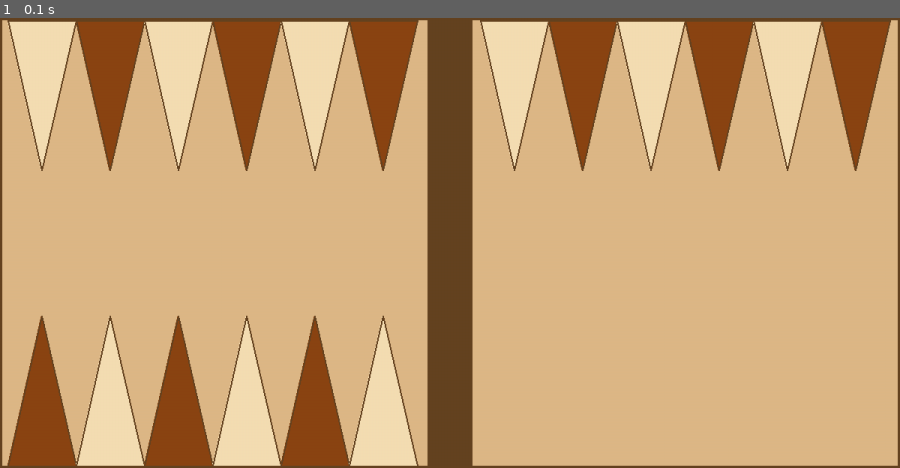
Above: before the commit, frame 1.
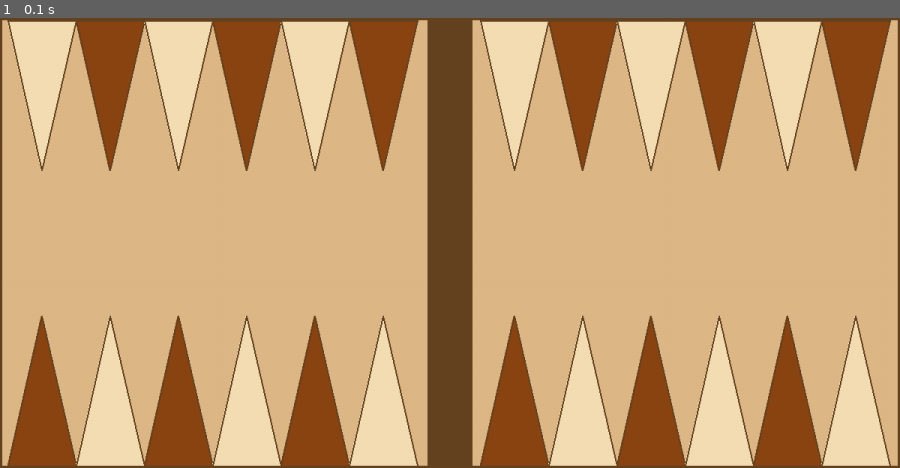
Above: after the commit, the same moment.

Repository: um-computacion/computacion-2025-backgammon-abigailpalacios
Game: pygame game, started from pygame_ui/board.py
Same seed, same stepped clock (60 frames per second), same inputs: the game is played once before the commit and once after it.
Inputs:
- Up to frame 1 (0.1 s): no input

The runs differ from the first frame. In frame 1, 8.0% of the frame differs, in the area x 53-99%, y 66-100%.

Commit message:
avances en pygame

Diff:
--- a/pygame_ui/board.py
+++ b/pygame_ui/board.py
@@ -47,6 +47,13 @@
             self.dibujar_triangulo(pantalla, x, self.alto - self.alto_triangulo - 3, espacio_lado, self.alto_triangulo,
                                  color, hacia_abajo=False)
 
+        # Dibujar triángulos abajo derecha
+        for i in range(6):
+            x = inicio_x_derecho + i * espacio_lado
+            color = self.color_triangulo_oscuro if i % 2 == 0 else self.color_triangulo_claro
+            self.dibujar_triangulo(pantalla, x, self.alto - self.alto_triangulo - 3, espacio_lado, self.alto_triangulo,
+                                 color, hacia_abajo=False)
+
 if __name__ == "__main__":
     pygame.init()
     pantalla = pygame.display.set_mode((1200, 600))
